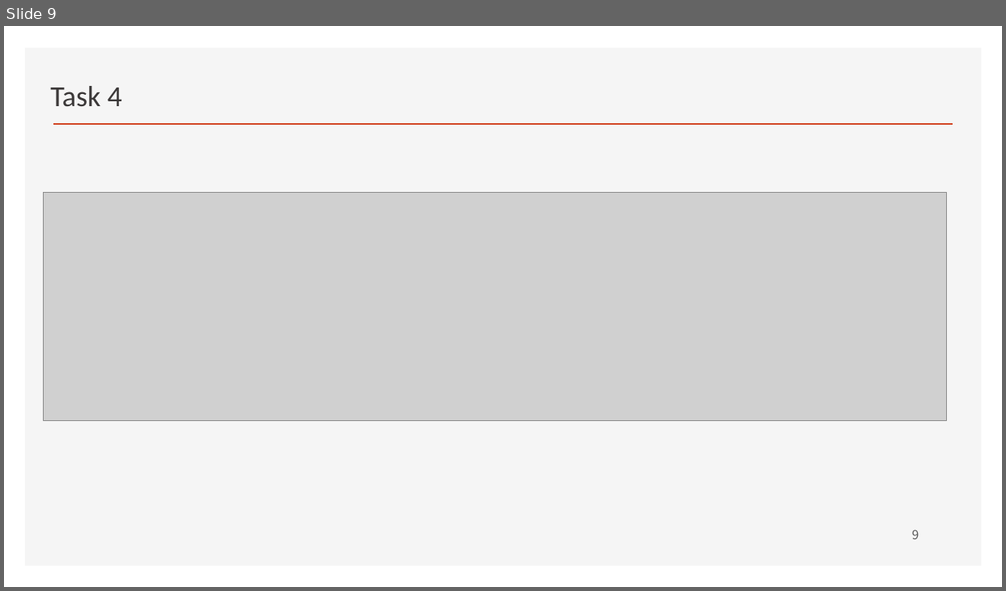
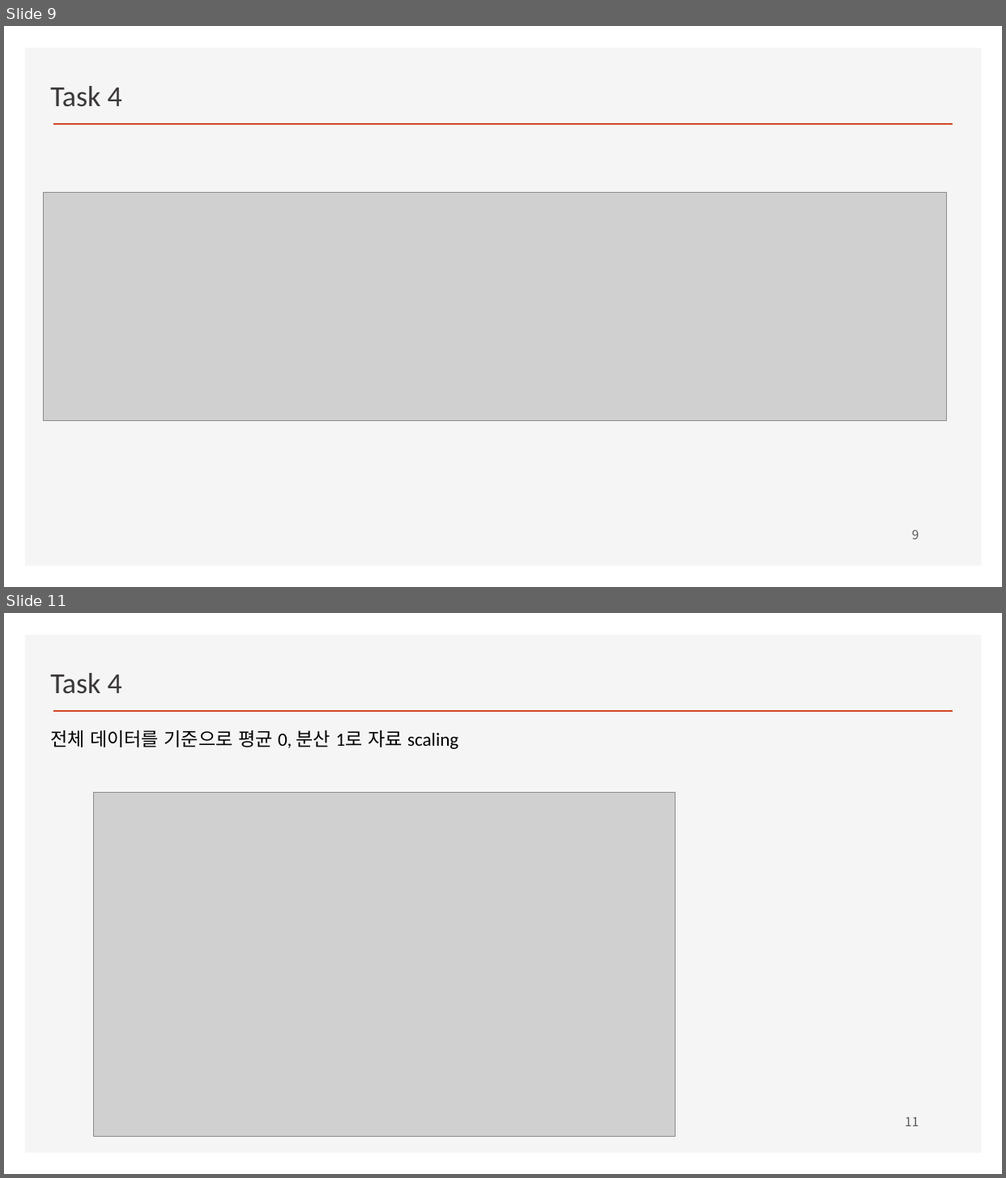
Before and after one commit to ancestor9/2026_Fall_Machine-Learning, a slide deck: 01_ML.pptx. Shown one above the other, each under a label of ours: slide 9 before the commit, slides 9 and 11 after it; the slides between them are not shown. The pictures are 1006x591 and 1006x1178 pixels, drawn with LibreOffice and Linux fonts; fonts in the diff are those of the drawing; grey boxes stand for pictures; background and template pictures are left out. Boxes give left, top, right and bottom in pixels: in the first picture for what was removed or moved away, otherwise in the second. Text is boxed around its words. In the diff, an @@ line names an element or a change of style, - is before the commit and + after.

```diff
--- a/01_ML.pptx
+++ b/01_ML.pptx
@@ slide 11 added at (x1=4, y1=613, x2=1002, y2=1174), background #FFFFFF; not listed: 2 template elements that a slide beside it also shows @@
@@ text added at (x1=50, y1=673, x2=122, y2=694), 28 pt, text #3B3838 @@
+Task 4
@@ text added at (x1=50, y1=730, x2=458, y2=749), 18 pt, text #000000 @@
+전체 데이터를 기준으로 평균 0, 분산 1로 자료 scaling
@@ picture added at (x1=94, y1=793, x2=675, y2=1137) @@
@@ page number added at (x1=905, y1=1117, x2=918, y2=1127), 12 pt, text #595959 @@
+11
```
Also in this commit, not shown: 1 other slide added.
